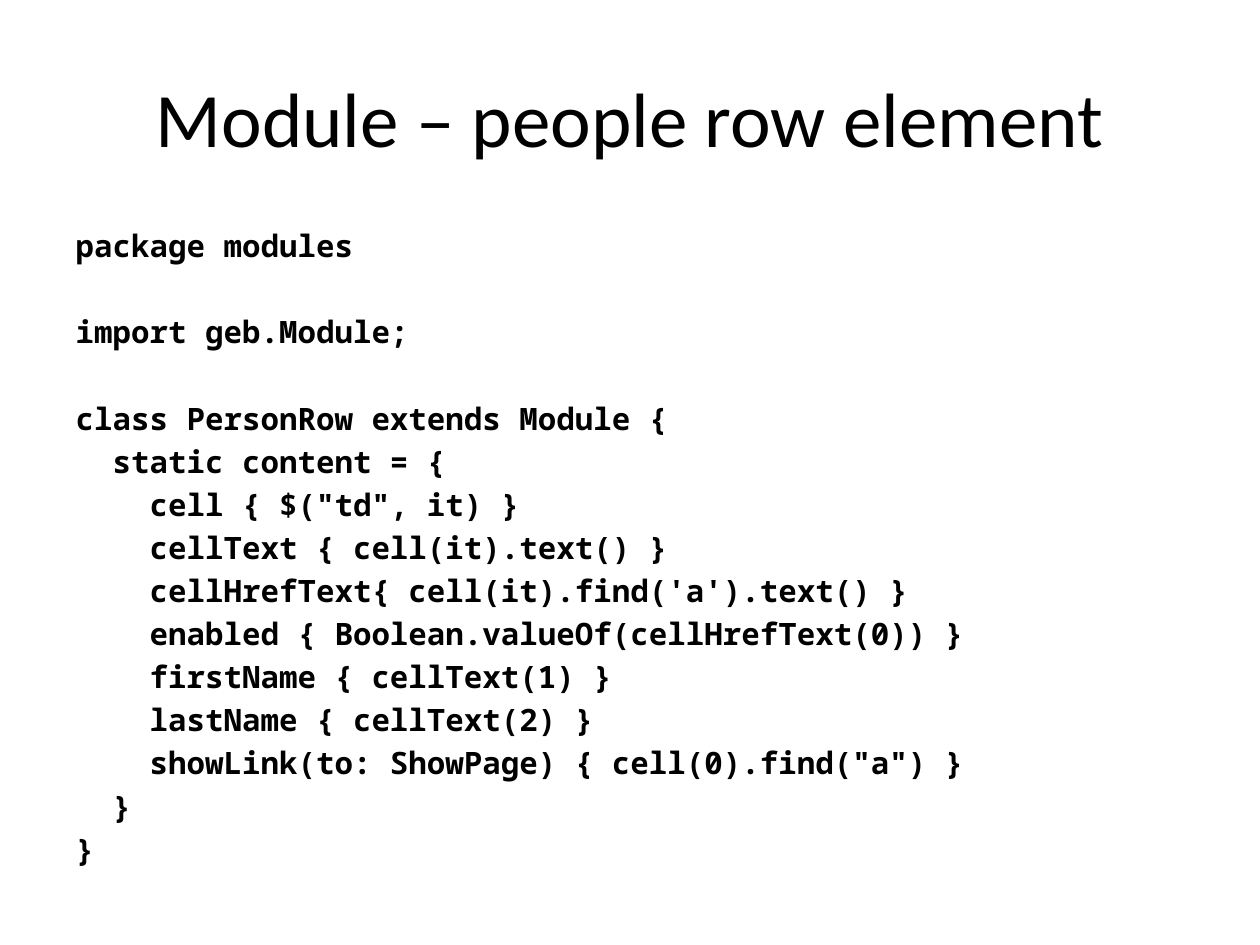
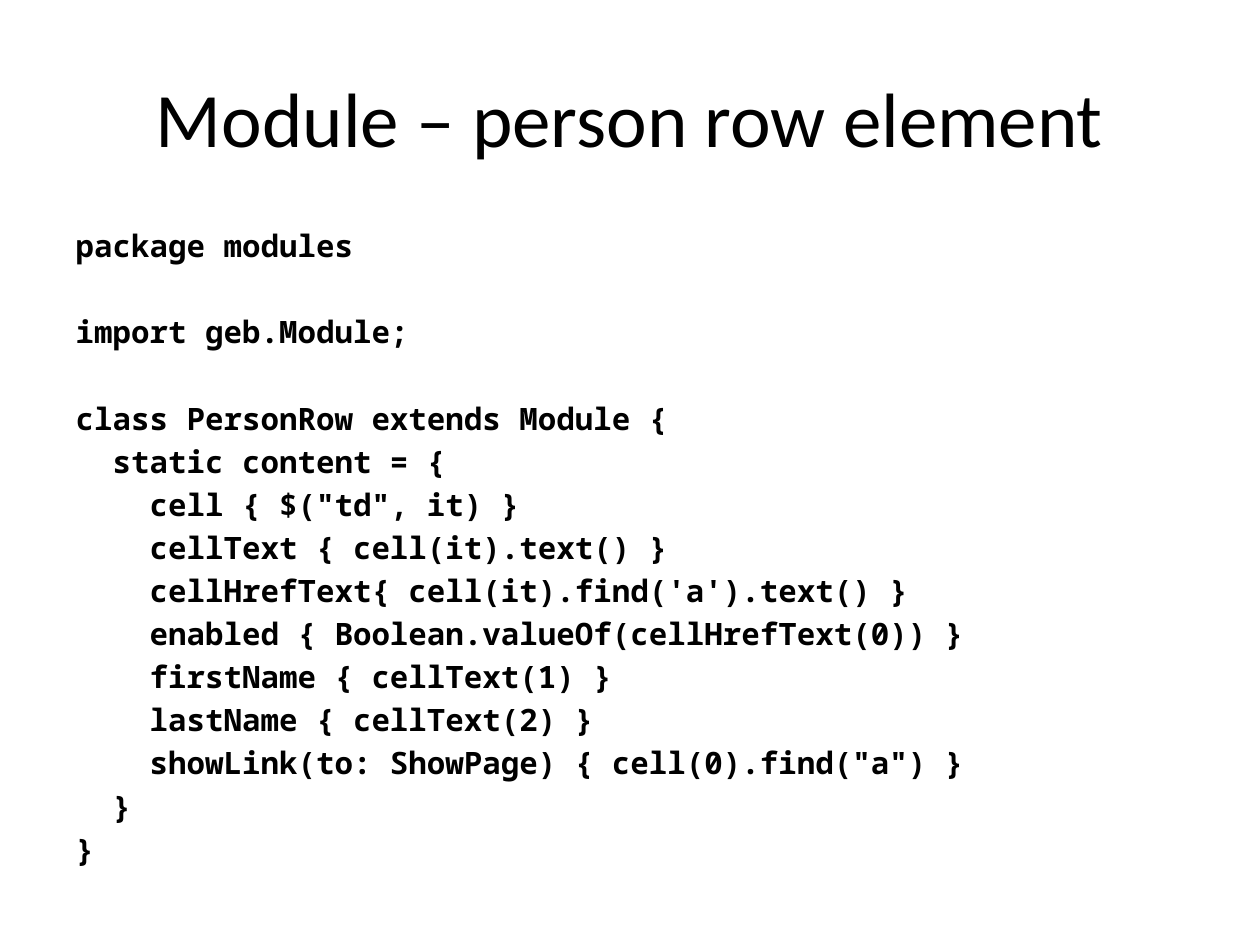
Before and after one commit to RichardAlexanderGreen/example-geb, a slide deck: slide 41 of GebTalk.pptx. Drawn at 1260x945 pixels with LibreOffice and Linux fonts; fonts in the diff are those of the drawing. Boxes give left, top, right and bottom in pixels: in the first picture for what was removed or moved away, otherwise in the second. Text is boxed around its words. In the diff, an @@ line names an element or a change of style, - is before the commit and + after.

```diff
--- a/GebTalk.pptx
+++ b/GebTalk.pptx
@@ title at [156,93,1102,160]: text changed @@
-Module – people row element
+Module – person row element
```
Also in this commit, not shown: 2 other slides changed.
